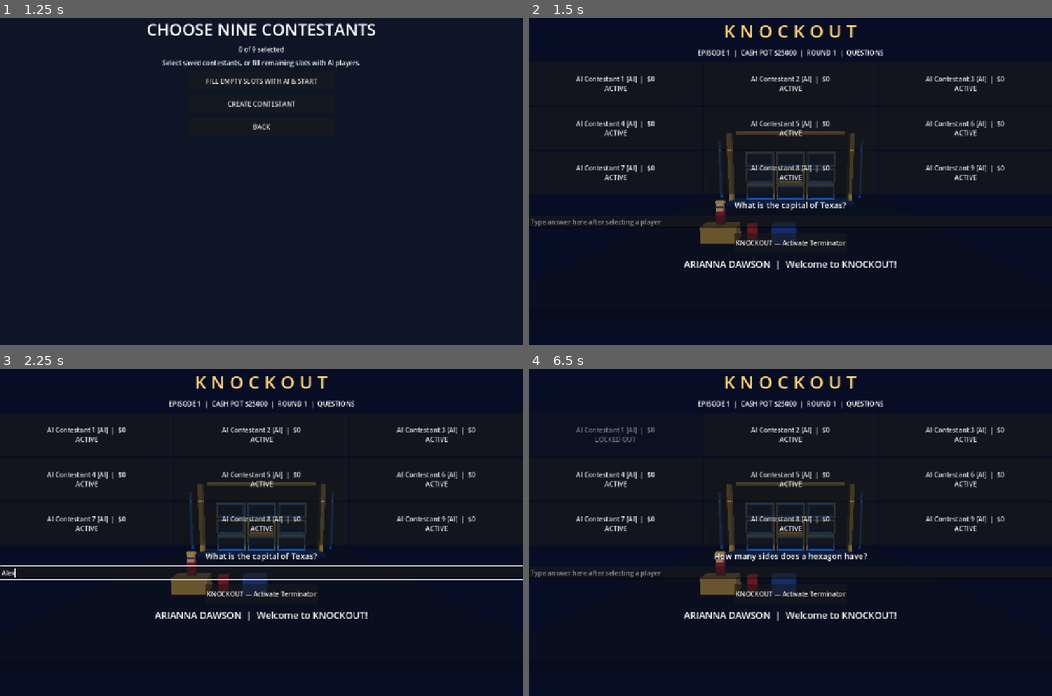
Above: before the commit, frames 1-4 (two rows, left to right).
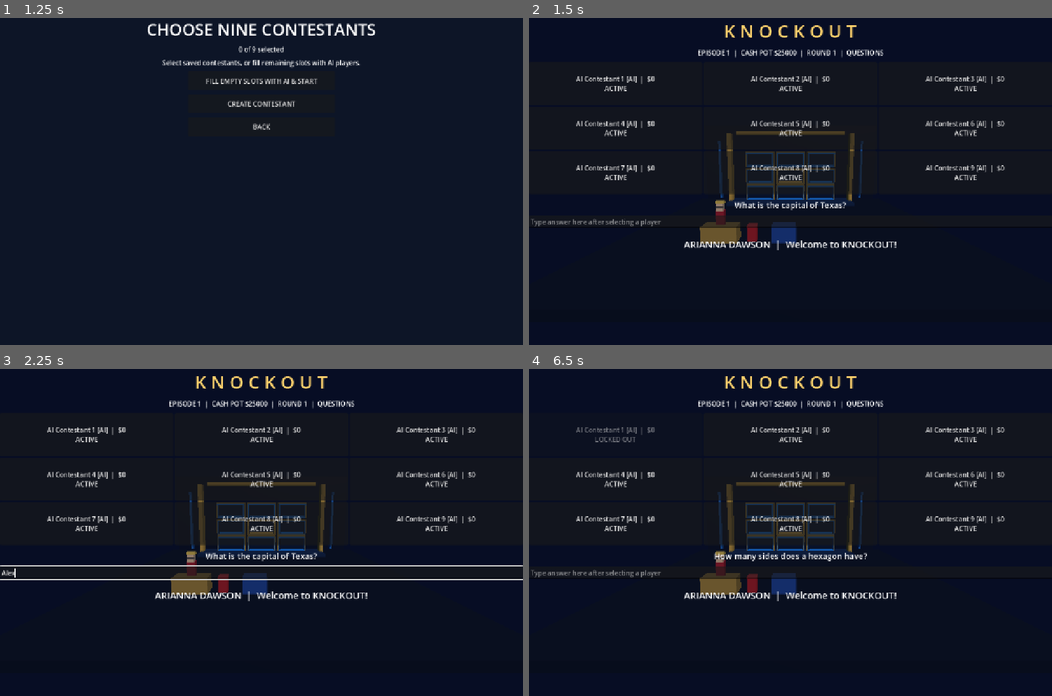
Above: after the commit, the same moments.

Repository: Becksploder2/Knockout
Game: Godot game, scene res://scenes/launcher.tscn
The game is run twice, just before and just after one commit, with the same random seed, the same clock (stepped at 60 frames per second) and the same inputs.
Inputs (mouse positions are in pixels of both pictures, inside the frame that each line leads up to):
- Up to frame 1 (1.25 s): click "PLAY KNOCKOUT" at 0.5 s
- Up to frame 2 (1.5 s): click "FILL EMPTY SLOTS WITH AI & ST…" at 1.25 s
- Up to frame 3 (2.25 s): click (261, 571) at 2.02 s; type "Alex" at 2.1 s
- Up to frame 4 (6.5 s): click "AI Contestant 1 [AI] | $0 ACT…" at 2.75 s; click "AI Contestant 2 [AI] | $0 ACT…" at 3.5 s; click "AI Contestant 3 [AI] | $0 ACT…" at 4.25 s; click "AI Contestant 4 [AI] | $0 ACT…" at 5 s; click "AI Contestant 5 [AI] | $0 ACT…" at 5.75 s

Frame 1 is identical in both runs. In frame 2, 1.3% of the frame differs, in the area x 29-71%, y 65-77%; in frame 3, 1.3%; in frame 4, 1.3%.

Commit message:
Give Arianna automatic Terminator triggers and randomized spotlight selection sequence

Diff:
--- a/Main.gd
+++ b/Main.gd
@@ -48,6 +48,12 @@
 var ai_clock: float = 0.0
 var human_names: Array = []
 var host_banner: Label
+var round_questions: int = 0
+var terminator_running: bool = false
+var spotlight_index: int = -1
+var spotlight_clock: float = 0.0
+var spotlight_steps: int = 0
+var spotlight_target: Array = []
 const CUES := ["Main Menu", "Host Entrance", "Opening Round", "Terminator", "Final Knockout", "Sudden Death", "Jackpot Win", "Elimination"]
 
 
@@ -143,11 +149,32 @@
 	bonus = 0
 	round_number = 1
 	terminators_this_round = 0
+	round_questions = 0
+	terminator_running = false
+	spotlight_index = -1
 	render()
 
 
 func _process(delta: float) -> void:
 	if players.size() != 9 or answer_field == null:
+		return
+	if terminator_running:
+		spotlight_clock += delta
+		if spotlight_clock >= 0.13:
+			spotlight_clock = 0.0
+			spotlight_steps += 1
+			var available: Array = living()
+			if not available.is_empty():
+				spotlight_index = int(available.pick_random())
+				render()
+			if spotlight_steps >= 23:
+				_finish_spotlight()
+		return
+	if phase == "questions" and round_number <= 2 and round_questions >= 3 and terminators_this_round < 3:
+		_begin_host_terminator()
+		return
+	if phase == "questions" and round_number <= 2 and terminators_this_round == 3:
+		next_round()
 		return
 	ai_clock += delta
 	if ai_clock < 5.0:
@@ -219,6 +246,9 @@
 			state = "LOCKED OUT"
 		if pair.has(i):
 			state = "TERMINATOR"
+		if spotlight_index == i:
+			state = "SPOTLIGHT!"
+			b.add_theme_color_override("font_color", Color("#ffed8c"))
 		b.text = "%s%s  |  $%d\n%s" % [p["name"], " [AI]" if p["ai"] else " [YOU]", p["bank"], state]
 		b.disabled = not p["alive"] or (phase == "questions" and p["locked"])
 		b.pressed.connect(select_player.bind(i))
@@ -228,14 +258,14 @@
 		n.queue_free()
 	if phase == "questions":
 		question.text = questions[question_index % questions.size()][0]
-		if round_number <= 2 and terminators_this_round < 3:
-			add_button("KNOCKOUT — Activate Terminator", start_terminator)
-		elif round_number <= 2:
-			add_button("Advance to next round", next_round)
+		if round_number <= 2:
+			question.text = "ARIANNA: The Terminator activates automatically after three questions!" if round_questions >= 3 else question.text
 		elif round_number == 3:
 			add_button("Begin Final Knockout", start_final)
 	elif phase == "answer":
 		add_button("Submit answer", submit_answer)
+	elif phase == "spotlight":
+		question.text = "TERMINATOR SELECTING CONTESTANTS..."
 	elif phase == "terminator":
 		question.text = "TERMINATOR: " + questions[question_index % questions.size()][0]
 		add_button("Submit buzzer answer", submit_answer)
@@ -268,6 +298,7 @@
 		else:
 			players[buzz]["locked"] = true
 		phase = "questions"
+		round_questions += 1
 	elif phase == "terminator":
 		var loser: int = buzz
 		if correct:
@@ -277,11 +308,8 @@
 		players[loser]["alive"] = false
 		pair.clear()
 		phase = "questions"
-		if terminators_this_round == 3:
-			phase = "questions"
-			if round_number == 2:
-				round_number = 3
-				terminators_this_round = 0
+		if terminators_this_round < 3:
+			round_questions = 0
 	elif phase == "bonus":
 		if correct:
 			bonus += 1
@@ -298,26 +326,44 @@
 func next_round() -> void:
 	round_number += 1
 	terminators_this_round = 0
+	round_questions = 0
 	for p in players:
 		if p["alive"]:
 			p["locked"] = false
 	render()
 
-func start_terminator() -> void:
-	var a := living()
-	if round_number > 2 or terminators_this_round >= 3 or a.size() <= 3:
-		return
+func _begin_host_terminator() -> void:
+	if terminator_running or phase != "questions" or round_number > 2 or terminators_this_round >= 3:
+		return
+	var available: Array = living()
+	if available.size() <= 3:
+		return
+	terminator_running = true
+	phase = "spotlight"
+	spotlight_steps = 0
+	spotlight_clock = 0.0
+	spotlight_target = available.duplicate()
+	spotlight_target.shuffle()
+	spotlight_target.resize(2)
+	host_banner.text = "ARIANNA: The round is over... TERMINATOR, ACTIVATE!"
+	_play_cue("KNOCKOUT Selection SFX")
+	render()
+
+func _finish_spotlight() -> void:
+	terminator_running = false
+	spotlight_index = -1
+	pair = spotlight_target.duplicate()
+	spotlight_target.clear()
 	terminators_this_round += 1
-	a.shuffle()
-	pair = [a[0], a[1]]
 	buzz = -1
 	phase = "terminator"
-	_play_cue("KNOCKOUT Selection SFX")
-	get_tree().create_timer(2.0).timeout.connect(func():
-		if phase == "terminator":
-			_play_cue("KNOCKOUT Question Music")
-	)
-	render()
+	host_banner.text = "ARIANNA: %s versus %s. One of you is going home!" % [str(players[int(pair[0])]["name"]), str(players[int(pair[1])]["name"])]
+	_play_cue("KNOCKOUT Question Music")
+	render()
+
+func start_terminator() -> void:
+	# Kept for compatibility with existing button and scene connections.
+	_begin_host_terminator()
 
 func start_final() -> void:
 	pair = living()
